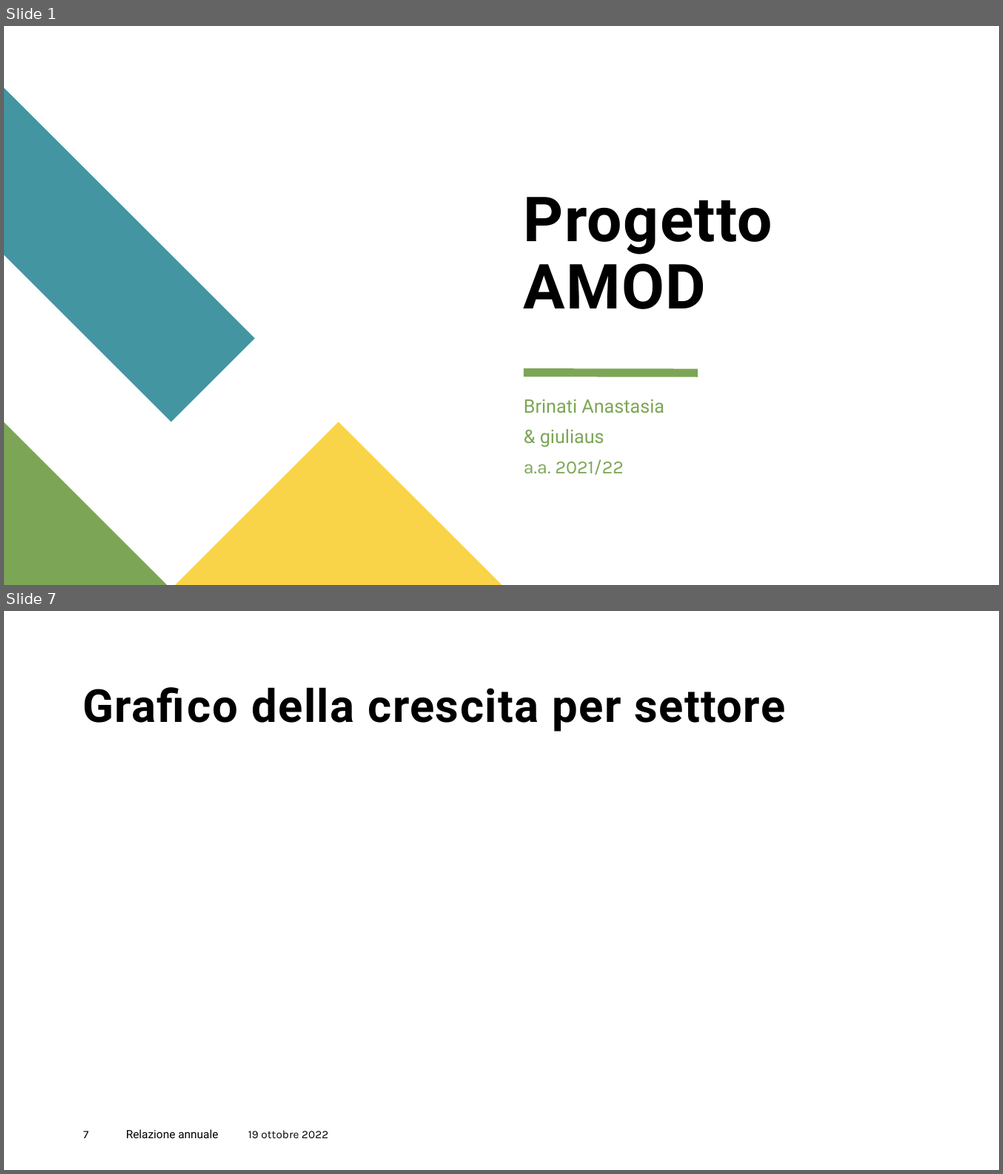
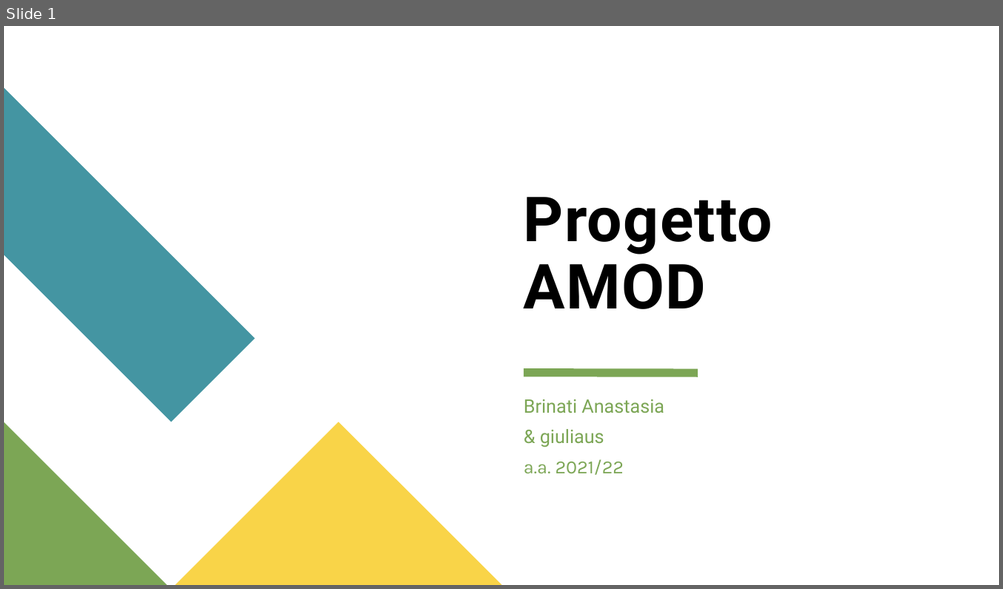
Before and after one commit to GiulioAppetito/Progetto-AMOD-21-22, a slide deck: Presentazione Progetto AMOD.pptx. Shown one above the other, each under a label of ours: slides 1 and 7 before the commit, slide 1 after it; the slides between them are not shown. The pictures are 1003x1174 and 1003x589 pixels, drawn with LibreOffice and Linux fonts; fonts in the diff are those of the drawing. Boxes give left, top, right and bottom in pixels: in the first picture for what was removed or moved away, otherwise in the second. Text is boxed around its words. In the diff, an @@ line names an element or a change of style, - is before the commit and + after.

```diff
--- a/Presentazione Progetto AMOD.pptx
+++ b/Presentazione Progetto AMOD.pptx
@@ slide 7 removed at bbox=[4, 611, 999, 1170], background #FFFFFF @@
@@ title removed at bbox=[82, 687, 785, 732] @@
-Grafico della crescita per settore
@@ page number removed at bbox=[83, 1131, 88, 1139] @@
-7
@@ text removed at bbox=[126, 1130, 218, 1139] @@
-Relazione annuale
@@ text removed at bbox=[248, 1130, 328, 1139] @@
-19 ottobre 2022
```
Also in this commit, not shown: 11 slides changed, 5 slides added, 1 other slide removed, 1 other file.
